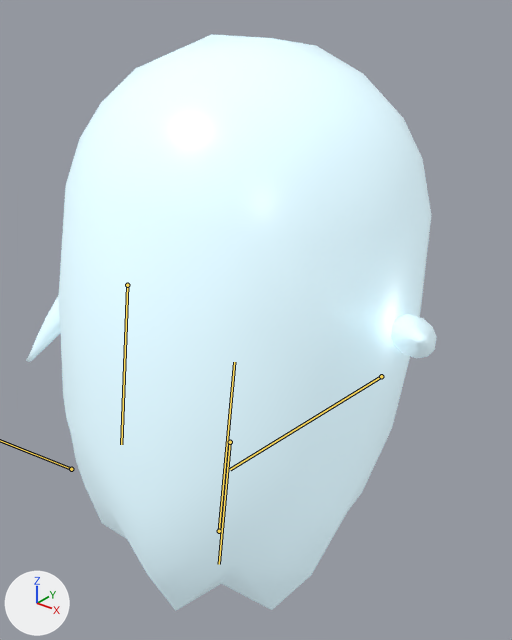
Two versions of the glTF model assets/models/mob_ghost.glb, one commit apart.
The view is the same before and after, from a camera (50 mm lens) standing at (1.012, -1.106, 1.728) and looking at (-0.019, 0.183, 0.929). Arrows for +X, +Y and +Z are at lower left; the lights stay in place. The picture after the commit comes second. Both versions are drawn at frame 2 of the action 'attack'; the numbers are the values there. The bones that change, and the others that lie on the model, are drawn over the model as lines.

The first picture shows 'arm-1', 'arm1', 'body'.
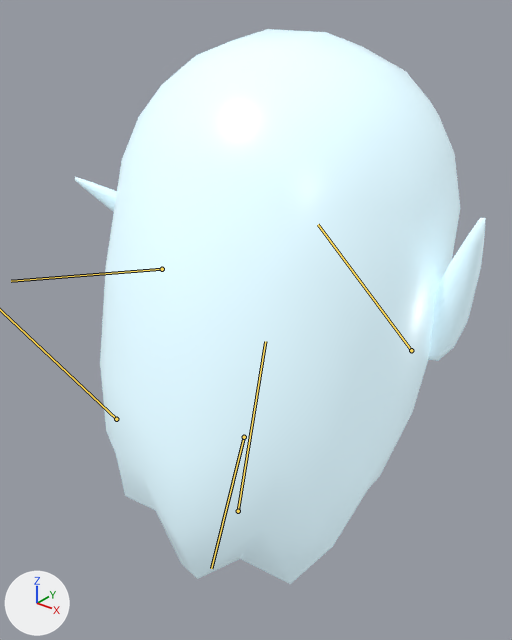
Changed parts and their boxes [x1, y1, x2, y2] in the pictures (512 x 640 px):
'body', posed: before [58, 34, 431, 611]; after [100, 29, 460, 584]
'arm1', posed: before [391, 314, 437, 358]; after [428, 218, 486, 361]
'arm-1', posed: before [26, 295, 61, 362]; after [75, 177, 117, 212]
bone 'body', root to tip: before (219, 531) to (234, 362); after (238, 511) to (265, 341)
bone 'arm_l', root to tip: before (127, 285) to (121, 444); after (162, 269) to (11, 281)
bone 'arm_r', root to tip: before (381, 376) to (230, 469); after (411, 350) to (318, 224)

The change in detail:
Bone 'body' (bone_body) moves from (0.0, 0.064, 0.0) to (0.0, 0.08, -0.08).
Bone 'body' (bone_body) turns from (-9, 0, 0) to (-14, 0, 0) degrees about its own x, y and z.
Bone 'arm_l' (bone_arm_l) turns from (0, 0, 0) to (-90, 0, 10) degrees about its own x, y and z.
Bone 'arm_r' (bone_arm_r) turns from (-88, 0, 0) to (-125, 0, -10) degrees about its own x, y and z.
Bone 'head' (bone_head) turns from (-11, 0, 0) to (-16, 0, 0) degrees about its own x, y and z.
